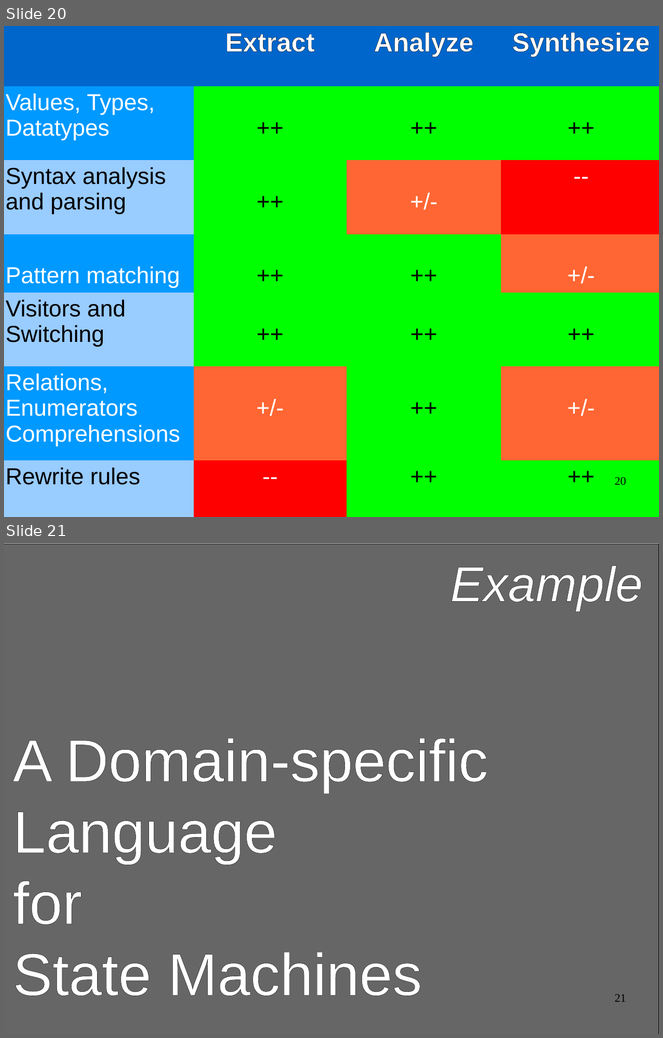
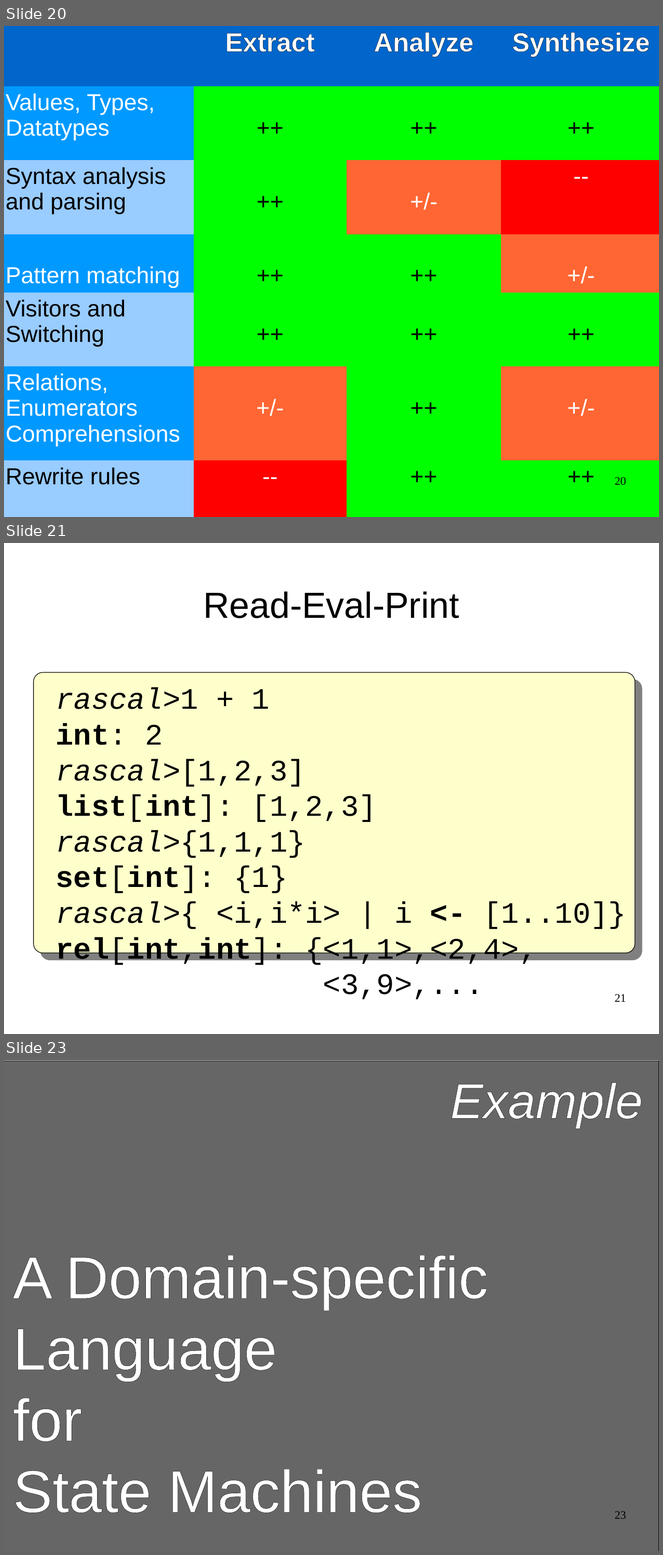
Before and after one commit to cwi-swat/meta-environment, a slide deck: meta-doc/analysis/rascal-slides/rascal-ou.odp. Shown one above the other, each under a label of ours: slides 20 and 21 before the commit, slides 20, 21 and 23 after it; the slides between them are not shown. The pictures are 663x1038 and 663x1555 pixels, drawn with LibreOffice and Linux fonts; fonts in the diff are those of the drawing; background and template pictures are left out. Boxes give left, top, right and bottom in pixels: in the first picture for what was removed or moved away, otherwise in the second. Text is boxed around its words. In the diff, an @@ line names an element or a change of style, - is before the commit and + after.

```diff
--- a/meta-doc/analysis/rascal-slides/rascal-ou.odp
+++ b/meta-doc/analysis/rascal-slides/rascal-ou.odp
@@ slide 21 added at (4, 543, 659, 1034), background #FFFFFF @@
@@ title added at (203, 591, 460, 618), 44 pt, text #000000 @@
+Read-Eval-Print
@@ rounded rectangle added at (34, 672, 635, 953), fill #FFFFCC, outline #000000 0.74 pt @@
@@ text added at (56, 688, 626, 967), 36 pt, text #000000 @@
+rascal>1 + 1
+int: 2
+rascal>[1,2,3]
+list[int]: [1,2,3]
+rascal>{1,1,1}
+set[int]: {1}
+rascal>{ <i,i*i> | i <- [1..10]}
+rel[int,int]: {<1,1>,<2,4>,
+<3,9>,...
@@ page number added at (615, 994, 626, 1002), 14 pt, text #000000 @@
+21
@@ what was slide 21 is now slide 23 @@
@@ page number at (615, 1511, 626, 1519): text changed @@
-21
+23
```
Also in this commit, not shown: 8 slides changed, 9 other slides added, 2 other files.
